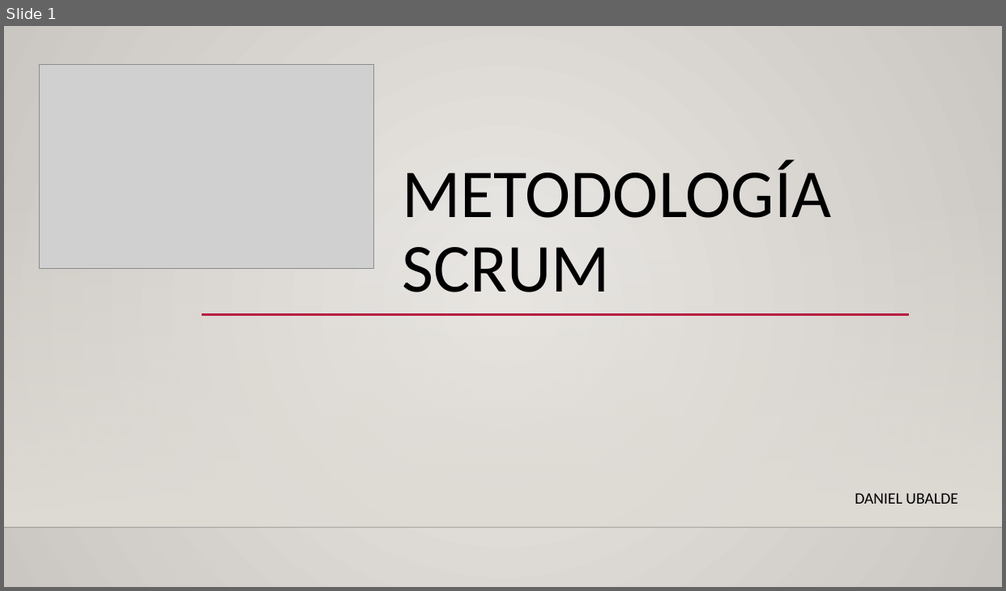
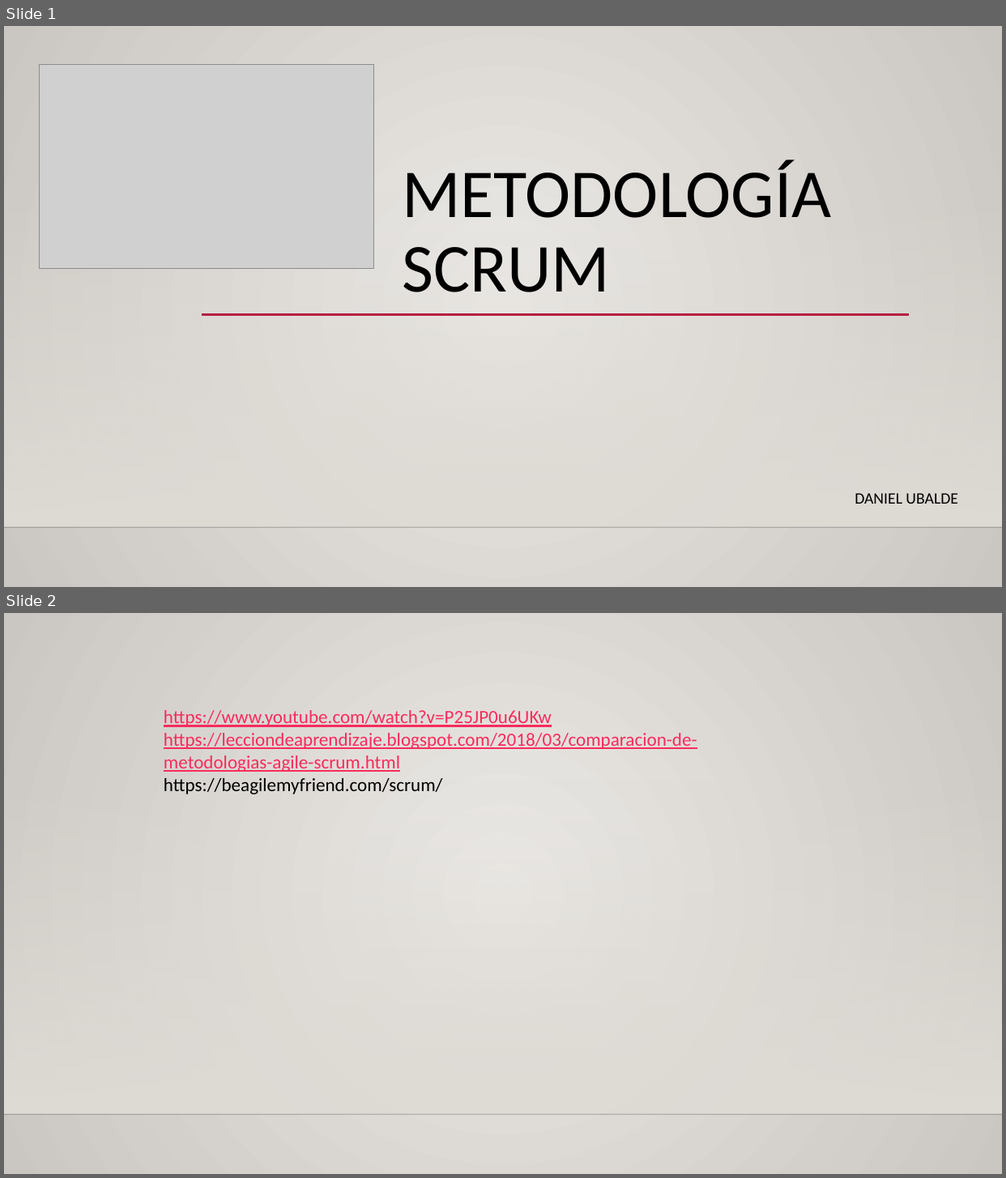
Before and after one commit to Kerjox/EDD_1h, a slide deck: Bloque_01-Rubrica_01/Metodología scrum.pptx. Shown one above the other, each under a label of ours: slide 1 before the commit, slides 1 and 2 after it. The pictures are 1006x591 and 1006x1178 pixels, drawn with LibreOffice and Linux fonts; fonts in the diff are those of the drawing; grey boxes stand for pictures; background and template pictures are left out. Boxes give left, top, right and bottom in pixels: in the first picture for what was removed or moved away, otherwise in the second. Text is boxed around its words. In the diff, an @@ line names an element or a change of style, - is before the commit and + after.

```diff
--- a/Bloque_01-Rubrica_01/Metodología scrum.pptx
+++ b/Bloque_01-Rubrica_01/Metodología scrum.pptx
@@ slide 2 added at <box>4,613,1002,1174</box>, background gradient #ECEAE7 to #CAC7C1; not listed: 2 template elements that a slide beside it also shows @@
@@ text added at <box>164,710,697,794</box>, 18 pt, text #FA2B5C, underline @@
+https://www.youtube.com/watch?v=P25JP0u6UKw
+https://lecciondeaprendizaje.blogspot.com/2018/03/comparacion-de-metodologias-agile-scrum.html
+https://beagilemyfriend.com/scrum/
```
Also in this commit, not shown: 3 other slides added, 1 slide removed.
